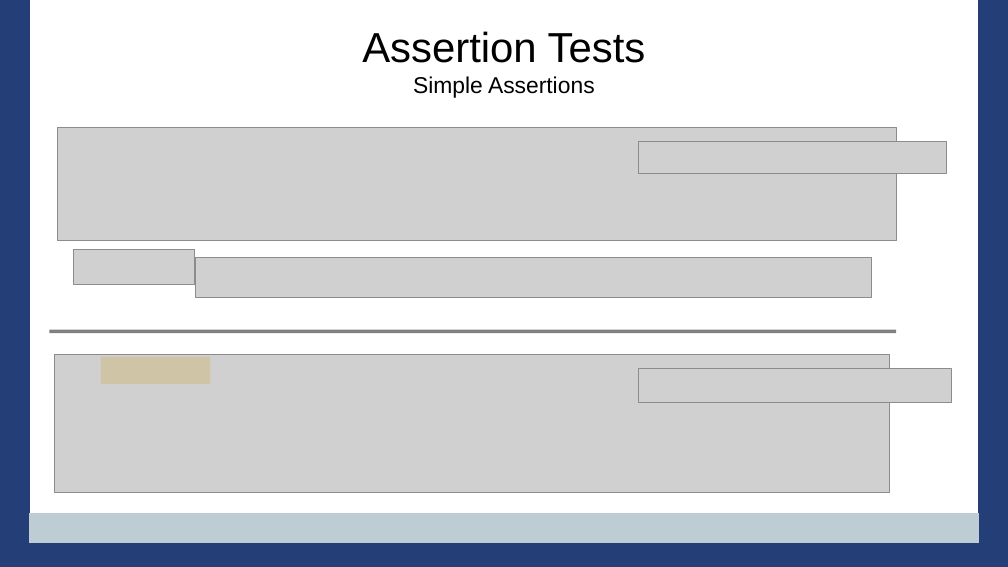
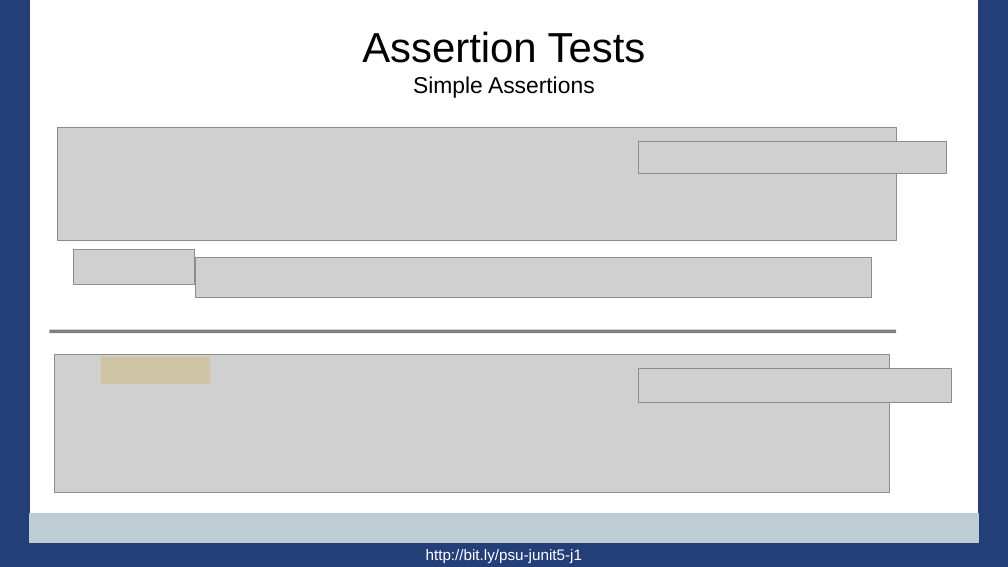
Before and after one commit to PennState/junit5-presentation, a slide deck: slide 22 of src/site/presentation/Junit5_Presentation_JavaOne_2016.odp. Drawn at 1008x567 pixels with LibreOffice and Linux fonts; fonts in the diff are those of the drawing; grey boxes stand for pictures; background and template pictures are left out. Boxes give left, top, right and bottom in pixels: in the first picture for what was removed or moved away, otherwise in the second. Text is boxed around its words. In the diff, an @@ line names an element or a change of style, - is before the commit and + after.

```diff
--- a/src/site/presentation/Junit5_Presentation_JavaOne_2016.odp
+++ b/src/site/presentation/Junit5_Presentation_JavaOne_2016.odp
@@ text added at bbox=[426, 549, 582, 563], 12 pt, text #FFFFFF @@
+http://bit.ly/psu-junit5-j1
```
Also in this commit, not shown: 74 other slides changed.
